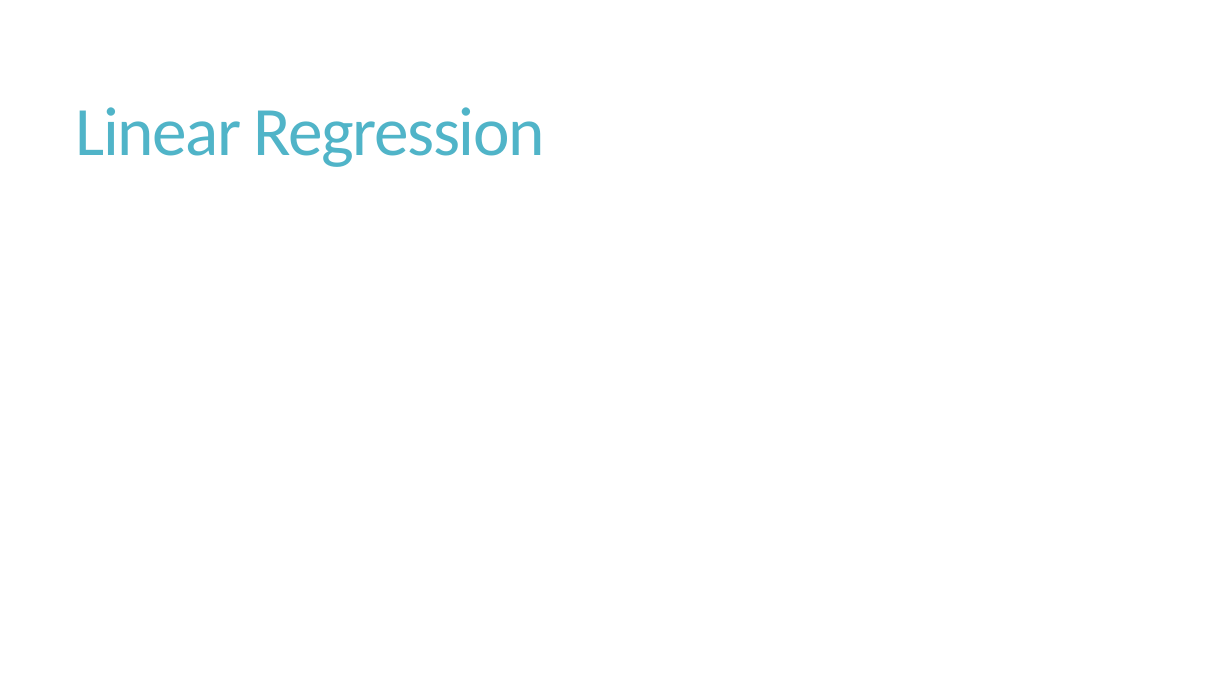
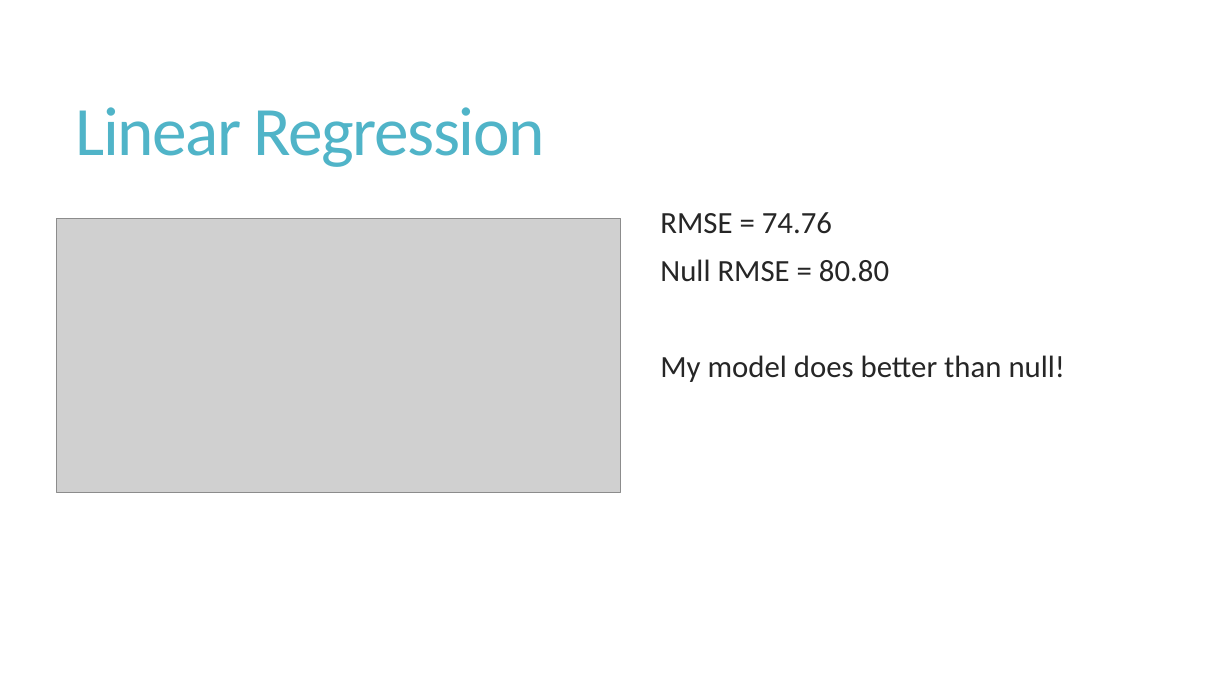
Before and after one commit to wendybo/GA_Class_Project, a slide deck: slide 10 of NFLRank_final_WY.pptx. Drawn at 1232x693 pixels with LibreOffice and Linux fonts; fonts in the diff are those of the drawing; grey boxes stand for pictures. Boxes give left, top, right and bottom in pixels: in the first picture for what was removed or moved away, otherwise in the second. Text is boxed around its words. In the diff, an @@ line names an element or a change of style, - is before the commit and + after.

Commit message:
adding final presentation files

```diff
--- a/NFLRank_final_WY.pptx
+++ b/NFLRank_final_WY.pptx
@@ picture added at box(56, 218, 620, 493) @@
@@ text added at box(660, 212, 1065, 382), 24 pt, text #262626 @@
+  RMSE = 74.76
+  Null RMSE = 80.80
+  My model does better than null!
```
Also in this commit, not shown: 3 slides added, 2 slides removed, 2 other files.
